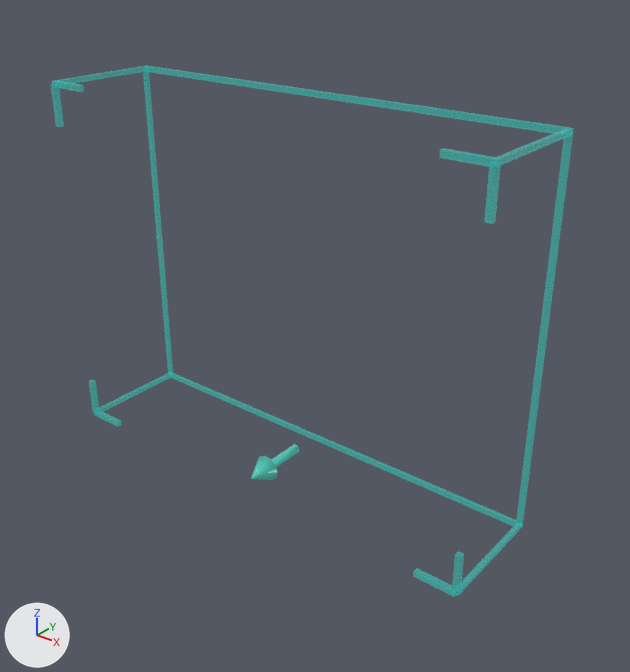
One commit to the Blender file ArtSource/Blender/WallHabitat/WallHabitat_PlacementGhost.blend: the scene before it, then after it.
Both versions are drawn from a 50 mm lens placed at (1.034, -1.318, 0.687), pointed at (0.07, -0.114, -0.059). The axes (+X, +Y, +Z) are drawn at lower left. The lights are the same throughout. The picture after the commit comes second.

In view in the first picture: 'WallHabitat_PlacementGhost_FacingArrow', 'WallHabitat_PlacementGhost_VolumeFrame'.
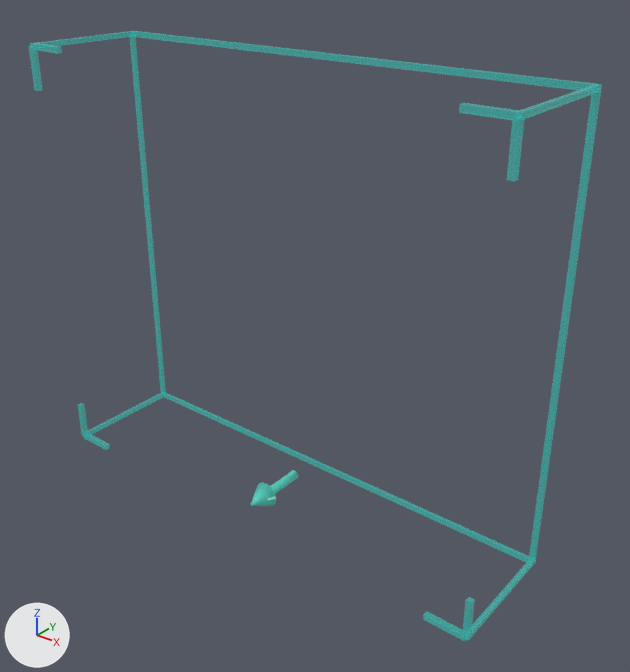
Boxes (x1, y1, x2, y2) around the edits, measured in the pictures (630 x 672 px; the box of a moved part takes in the faces that stretch with it):
'WallHabitat_PlacementGhost_VolumeFrame', reshaped, moved (10% wider, 15% taller): before (51, 66, 574, 597); after (29, 31, 602, 641)
'WallHabitat_PlacementGhost_FacingArrow', moved: before (251, 444, 299, 480); after (251, 470, 298, 506)
part 1 of me_cube, moved or reshaped: before (145, 66, 570, 134); after (132, 31, 598, 90)
part 2 of me_cube, moved or reshaped: before (171, 373, 516, 526); after (164, 393, 529, 562)
part 3 of me_cube, moved or reshaped: before (143, 71, 173, 374); after (129, 36, 166, 394)
part 4 of me_cube, moved or reshaped: before (516, 132, 573, 527); after (529, 89, 601, 563)
part 5 of me_cube, moved or reshaped: before (458, 523, 523, 596); after (469, 559, 535, 640)
part 6 of me_cube, moved or reshaped: before (413, 568, 455, 597); after (423, 611, 466, 641)
part 7 of me_cube, moved or reshaped: before (452, 551, 464, 596); after (462, 597, 475, 640)
part 8 of me_cube, moved or reshaped: before (495, 128, 574, 165); after (519, 84, 602, 119)
part 9 of me_cube, moved or reshaped: before (439, 148, 497, 167); after (459, 103, 520, 121)
part 10 of me_cube, moved or reshaped: before (484, 163, 501, 224); after (507, 116, 525, 181)
part 11 of me_cube, moved or reshaped: before (99, 373, 171, 412); after (88, 393, 164, 435)
part 12 of me_cube, moved or reshaped: before (94, 410, 122, 427); after (83, 433, 110, 450)
part 13 of me_cube, moved or reshaped: before (89, 379, 99, 413); after (78, 403, 88, 436)
part 14 of me_cube, moved or reshaped: before (54, 66, 146, 83); after (38, 31, 132, 46)
part 15 of me_cube, moved or reshaped: before (52, 80, 84, 92); after (30, 43, 62, 53)
part 16 of me_cube, moved or reshaped: before (51, 84, 64, 127); after (29, 46, 43, 91)

Patch to the scene script:
```diff
--- a/ArtSource/Blender/WallHabitat/WallHabitat_PlacementGhost.blend.py
+++ b/ArtSource/Blender/WallHabitat/WallHabitat_PlacementGhost.blend.py
@@ me_cube @@
 # used by ob_wallhabitat_placementghost_volumeframe; parent = ob_wallhabitat_placementghost; location = (0.0, 0.006, 0.38)
-me_cube.from_pydata(...)  # 896 vertices, 864 faces; spans x -0.496..0.496, y -0.006..0.245, z -0.766..0.006
+me_cube.from_pydata(...)  # 896 vertices, 864 faces; spans x -0.531..0.531, y -0.006..0.26, z -0.906..0.006
+# me_cube part 1: the loose piece of 56 vertices spanning x -0.49..0.49, y -0.004..0.004, z -0.006..0.006 is scaled about its middle by (1.07, 1, 1)
+# me_cube part 2: the loose piece of 56 vertices spanning x -0.49..0.49, y -0.004..0.004, z -0.766..-0.754 is scaled about its middle by (1.07, 1, 1), then moved by (0.0, 0.0, -0.14)
+# me_cube part 3: the loose piece of 56 vertices spanning x 0.484..0.496, y -0.004..0.004, z -0.76..0.0 is multiplied about its middle by the matrix ((1.0, 0.0, 0.0), (0.0, 1.0, 0.0), (0.0, 0.0, 1.184)), then moved by (0.035, 0.0, -0.07)
+# me_cube part 4: the loose piece of 56 vertices spanning x -0.496..-0.484, y -0.004..0.004, z -0.76..0.0 is multiplied about its middle by the matrix ((1.0, 0.0, 0.0), (0.0, 1.0, 0.0), (0.0, 0.0, 1.184)), then moved by (-0.035, 0.0, -0.07)
+# me_cube part 5: the loose piece of 56 vertices spanning x -0.495..-0.485, y -0.006..0.239, z -0.765..-0.755 is scaled about its middle by (1, 1.06, 1), then moved by (-0.035, 0.007, -0.14)
+# me_cube part 6: the loose piece of 56 vertices spanning x -0.49..-0.405, y 0.233..0.245, z -0.766..-0.754 is moved by (-0.035, 0.015, -0.14)
+# me_cube part 7: the loose piece of 56 vertices spanning x -0.496..-0.484, y 0.233..0.245, z -0.76..-0.675 is moved by (-0.035, 0.015, -0.14)
+# me_cube part 8: the loose piece of 56 vertices spanning x -0.495..-0.485, y -0.006..0.239, z -0.005..0.005 is scaled about its middle by (1, 1.06, 1), then moved by (-0.035, 0.007, 0.0)
+# me_cube part 9: the loose piece of 56 vertices spanning x -0.49..-0.405, y 0.233..0.245, z -0.006..0.006 is moved by (-0.035, 0.015, 0.0)
+# me_cube part 10: the loose piece of 56 vertices spanning x -0.496..-0.484, y 0.233..0.245, z -0.085..0.0 is moved by (-0.035, 0.015, 0.0)
+# me_cube part 11: the loose piece of 56 vertices spanning x 0.485..0.495, y -0.006..0.239, z -0.765..-0.755 is scaled about its middle by (1, 1.06, 1), then moved by (0.035, 0.007, -0.14)
+# me_cube part 12: the loose piece of 56 vertices spanning x 0.405..0.49, y 0.233..0.245, z -0.766..-0.754 is moved by (0.035, 0.015, -0.14)
+# me_cube part 13: the loose piece of 56 vertices spanning x 0.484..0.496, y 0.233..0.245, z -0.76..-0.675 is moved by (0.035, 0.015, -0.14)
+# me_cube part 14: the loose piece of 56 vertices spanning x 0.485..0.495, y -0.006..0.239, z -0.005..0.005 is scaled about its middle by (1, 1.06, 1), then moved by (0.035, 0.007, 0.0)
+# me_cube part 15: the loose piece of 56 vertices spanning x 0.405..0.49, y 0.233..0.245, z -0.006..0.006 is moved by (0.035, 0.015, 0.0)
+# me_cube part 16: the loose piece of 56 vertices spanning x 0.484..0.496, y 0.233..0.245, z -0.085..0.0 is moved by (0.035, 0.015, 0.0)
 me_cube.materials.append(mat_mat_spatial_ghost)
@@ ob_wallhabitat_placementghost_volumeframe @@
 ob_wallhabitat_placementghost_volumeframe.parent = ob_wallhabitat_placementghost
-ob_wallhabitat_placementghost_volumeframe.location = (0.0, 0.006, 0.38)
+ob_wallhabitat_placementghost_volumeframe.location = (0.0, 0.006, 0.45)
@@ ob_wallhabitat_placementghost_facingarrow @@
 ob_wallhabitat_placementghost_facingarrow.parent = ob_wallhabitat_placementghost
-ob_wallhabitat_placementghost_facingarrow.location = (0.0, 0.14, -0.36)
+ob_wallhabitat_placementghost_facingarrow.location = (0.0, 0.145, -0.425)
 ob_wallhabitat_placementghost_facingarrow.rotation_euler = (1.571, 0.0, 0.0)  # degrees (90, 0, 0)
```
